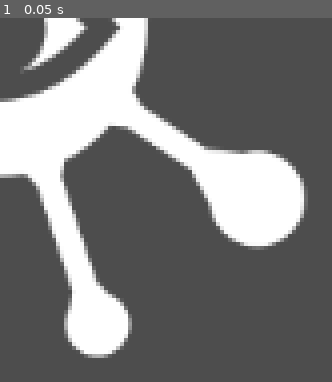
Above: before the commit, frame 1.
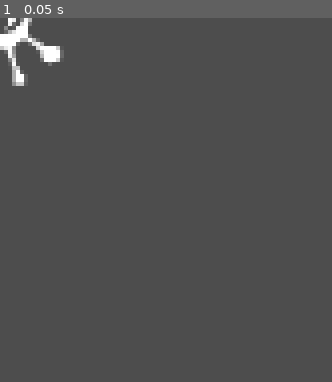
Above: after the commit, the same moment.

Repository: DonYall/Beneath-The-Earth
Game: Godot game, scene res://Scenes/Items/Clairvoyance.tscn
Same seed, same stepped clock (60 frames per second), same inputs: the game is played once before the commit and once after it. This scene is started directly instead of the project's main scene.
Inputs:
- Up to frame 1 (0.05 s): no input

The runs differ from the first frame. In frame 1, 28% of the frame differs, in the area x 0-93%, y 0-94%.

Commit message:
Changed the size of items

Diff:
--- a/Scenes/Items/Item.tscn
+++ b/Scenes/Items/Item.tscn
@@ -4,13 +4,13 @@
 [ext_resource type="Texture2D" uid="uid://d3l85uialmlus" path="res://Assets/Textures/Items/placeholder.png" id="2_wac4y"]
 
 [sub_resource type="CircleShape2D" id="CircleShape2D_1dexw"]
-radius = 125.196
+radius = 28.0179
 
 [node name="Item" type="StaticBody2D"]
 script = ExtResource("1_a3ppb")
 
 [node name="Sprite2D" type="Sprite2D" parent="."]
-scale = Vector2(0.5, 0.5)
+scale = Vector2(0.1, 0.1)
 texture = ExtResource("2_wac4y")
 
 [node name="CollisionShape2D" type="CollisionShape2D" parent="."]
